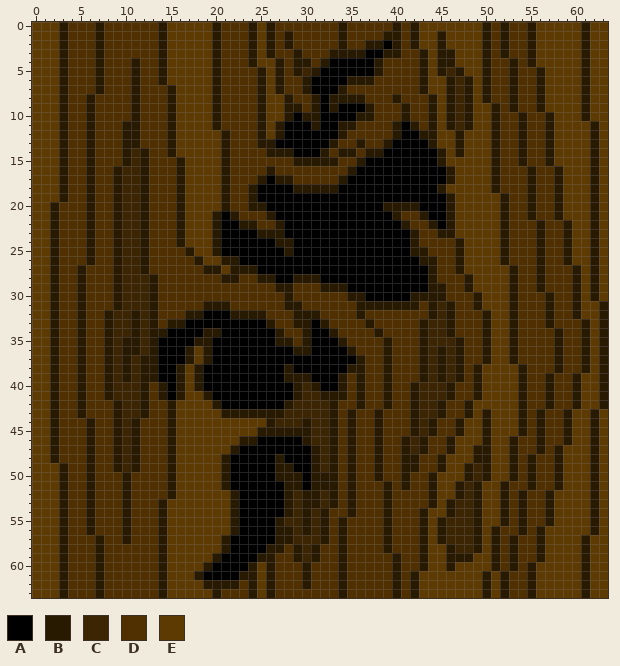
Two versions of one pixel-art file, Assets/Aseprite/background-alt.aseprite. Above, as it was before the edit.
64x64 pixels, 1 frame.
Palette (. is transparent): A #000000  B #281901  C #3c2502  D #503000  E #5e3a03
Now the later version:
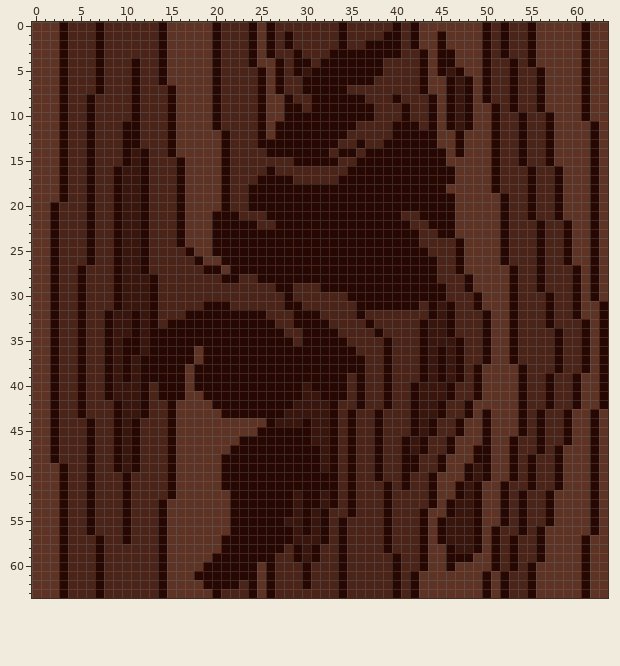
Change:
Colour B changes from #281901 to #260701.
Colour C changes from #3c2502 to #38160d.
Colour D changes from #503000 to #4a2419.
Colour E changes from #5e3a03 to #5c3324.
Colour A gives way to colour B in row 2 at x 39; in row 3 at x 37 to 38; in row 4 at x 33 to 37; in row 5 at x 32 to 37; in row 6 at x 31 to 34; in row 7 at x 31 to 33.
Colour A gives way to colour B in row 8 at x 32; in row 9 at x 32 and 34 to 36; in row 10 at x 29 and 32 to 35; in row 11 at x 28 to 30, 32 to 33 and 41; in row 12 at x 28 to 33 and 41 to 42; in row 13 at x 27 to 32 and 40 to 43.
Colour A gives way to colour B in row 14 at x 29 to 31 and 39 to 44; in row 15 at x 37 to 44; in row 16 at x 36 to 45; in row 17 at x 26 and 35 to 45; in row 18 at x 25 to 28 and 34 to 44; in row 19 at x 25 to 45.
Colour A gives way to colour B in row 20 at x 26 to 38 and 43 to 45; in row 21 at x 21, 27 to 39 and 44 to 45; in row 22 at x 21 to 22, 28 to 40 and 45; in row 23 at x 21 to 24 and 28 to 41; in row 24 at x 21 to 26 and 29 to 41; in row 25 at x 21 to 27 and 29 to 41.
Colour A gives way to colour B in row 26 at x 23 to 42; in row 27 at x 25 to 43; in row 28 at x 27 to 28 and 32 to 43; in row 29 at x 35 to 43; in row 30 at x 37 to 41; in row 32 at x 19 to 21.
Colour A gives way to colour B in row 33 at x 17 to 25 and 31; in row 34 at x 15 to 18, 21 to 26 and 31 to 32; in row 35 at x 14 to 17, 20 to 26 and 31 to 33; in row 36 at x 14 to 16, 20 to 28 and 31 to 34; in row 37 at x 14 to 16 and 20 to 35; in row 38 at x 14 to 15, 19 to 27 and 29 to 34.
Colour A gives way to colour B in row 39 at x 14 to 15, 19 to 27 and 31 to 33; in row 40 at x 15, 19 to 28 and 32 to 33; in row 41 at x 15 and 20 to 28; in row 42 at x 21 to 27; in row 46 at x 25 to 29; in row 47 at x 23 to 30.
Colour A gives way to colour B in row 48 at x 22 to 26 and 28 to 30; in row 49 at x 22 to 26 and 29 to 30; in row 50 at x 22 to 26 and 30; in row 51 at x 22 to 27 and 30; in rows 52 to 54 at x 23 to 27; in rows 55 to 56 at x 23 to 26.
Colour A gives way to colour B in row 57 at x 22 to 26; in row 58 at x 22 to 25; in row 59 at x 21 to 24; in row 60 at x 20 to 23; in row 61 at x 19 to 22.
